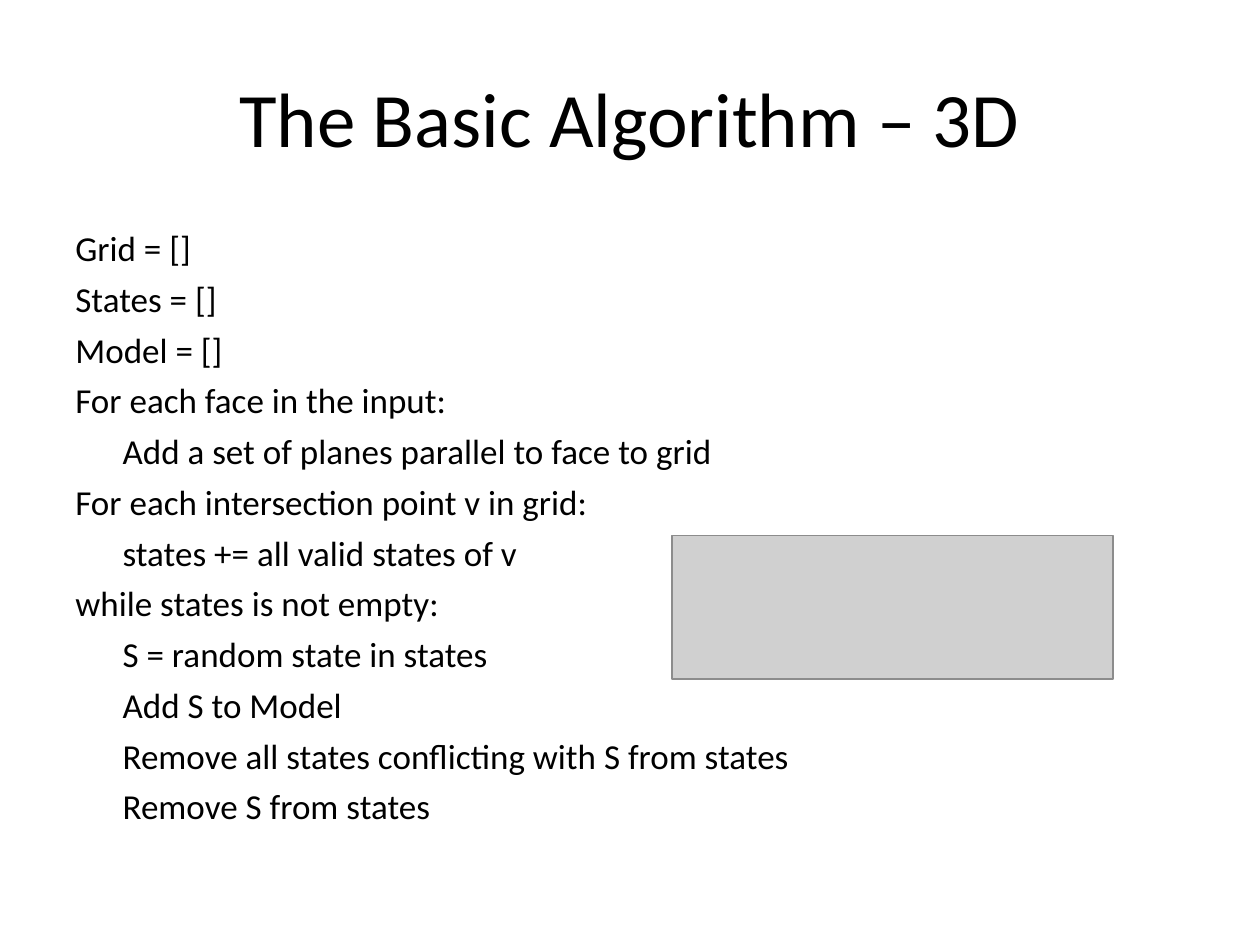
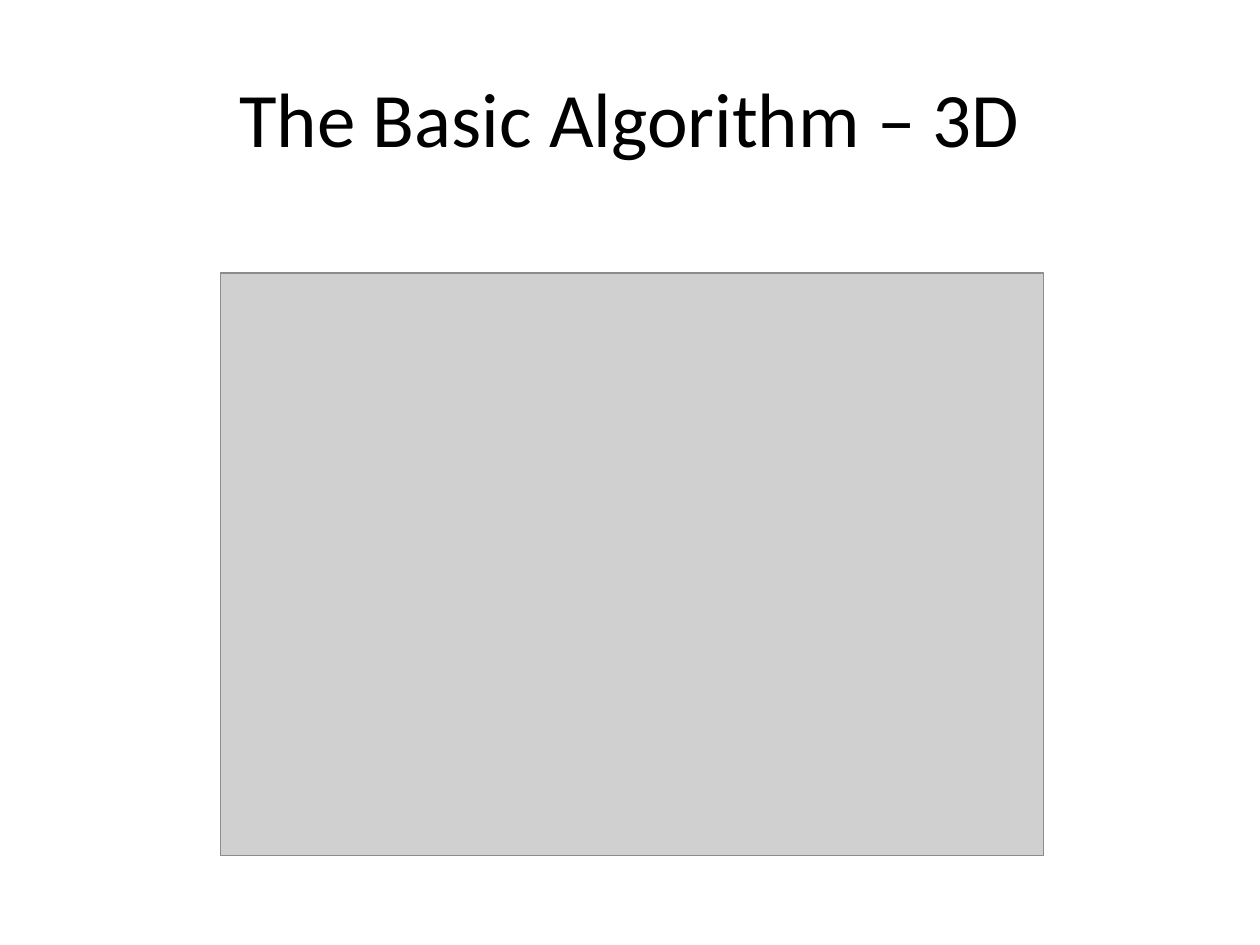
Before and after one commit to reinebold/cs580CMS, a slide deck: slide 8 of Documents/Creating a Procedural City.ppt (slide 7 before the commit). Drawn at 1260x945 pixels with LibreOffice and Linux fonts; fonts in the diff are those of the drawing; grey boxes stand for pictures. Boxes give left, top, right and bottom in pixels: in the first picture for what was removed or moved away, otherwise in the second. Text is boxed around its words. In the diff, an @@ line names an element or a change of style, - is before the commit and + after.

```diff
--- a/Documents/Creating a Procedural City.ppt
+++ b/Documents/Creating a Procedural City.ppt
@@ text removed at box(75, 236, 789, 820) @@
-Grid = []
-States = []
-Model = []
-For each face in the input:
-Add a set of planes parallel to face to grid
-For each intersection point v in grid:
-states += all valid states of v
-while states is not empty:
-S = random state in states
-Add S to Model
-Remove all states conflicting with S from states
-Remove S from states
@@ picture: place and size @@
-picture at box(672, 536, 1113, 679)
+picture at box(220, 273, 1043, 856)
```
Also in this commit, not shown: 8 other slides changed, 5 slides added, 4 slides removed, 1 other file.
